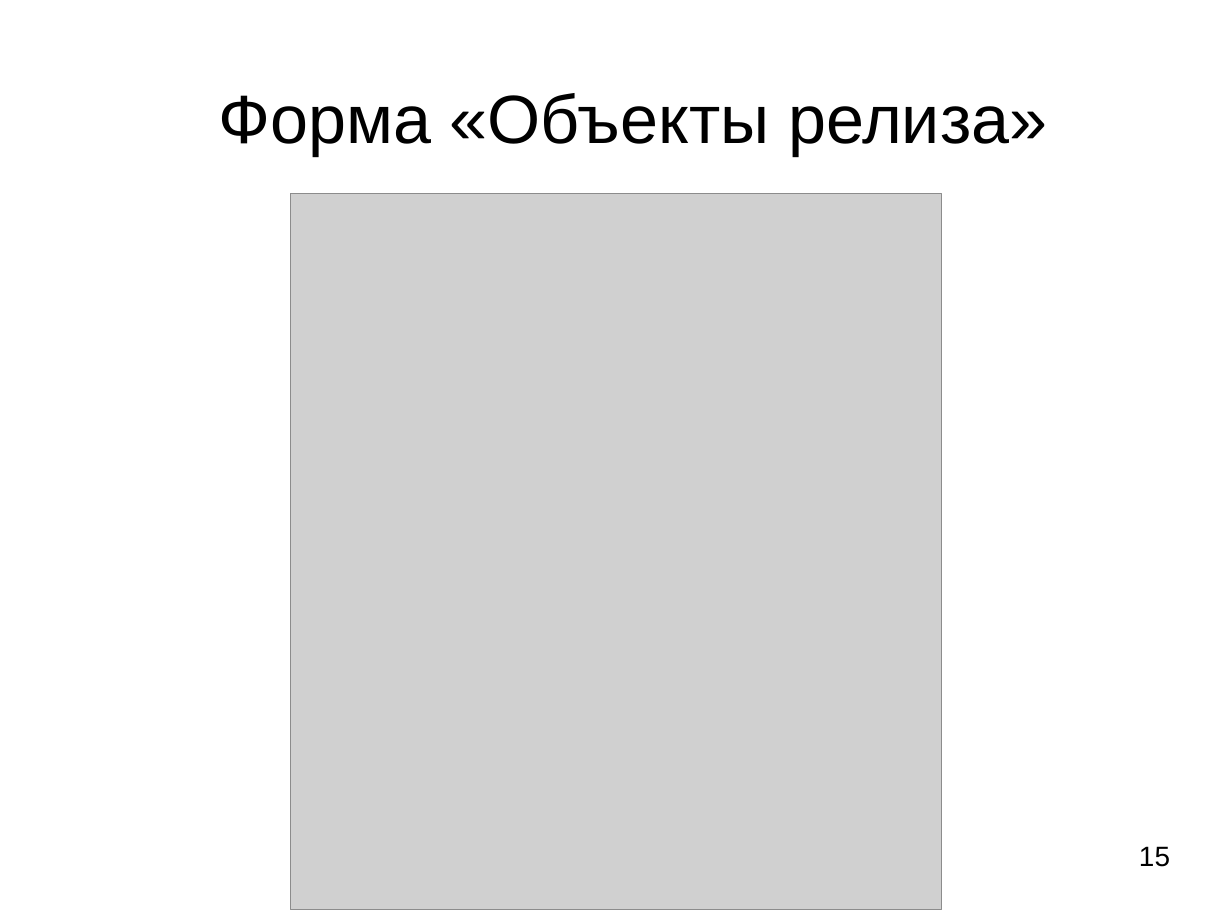
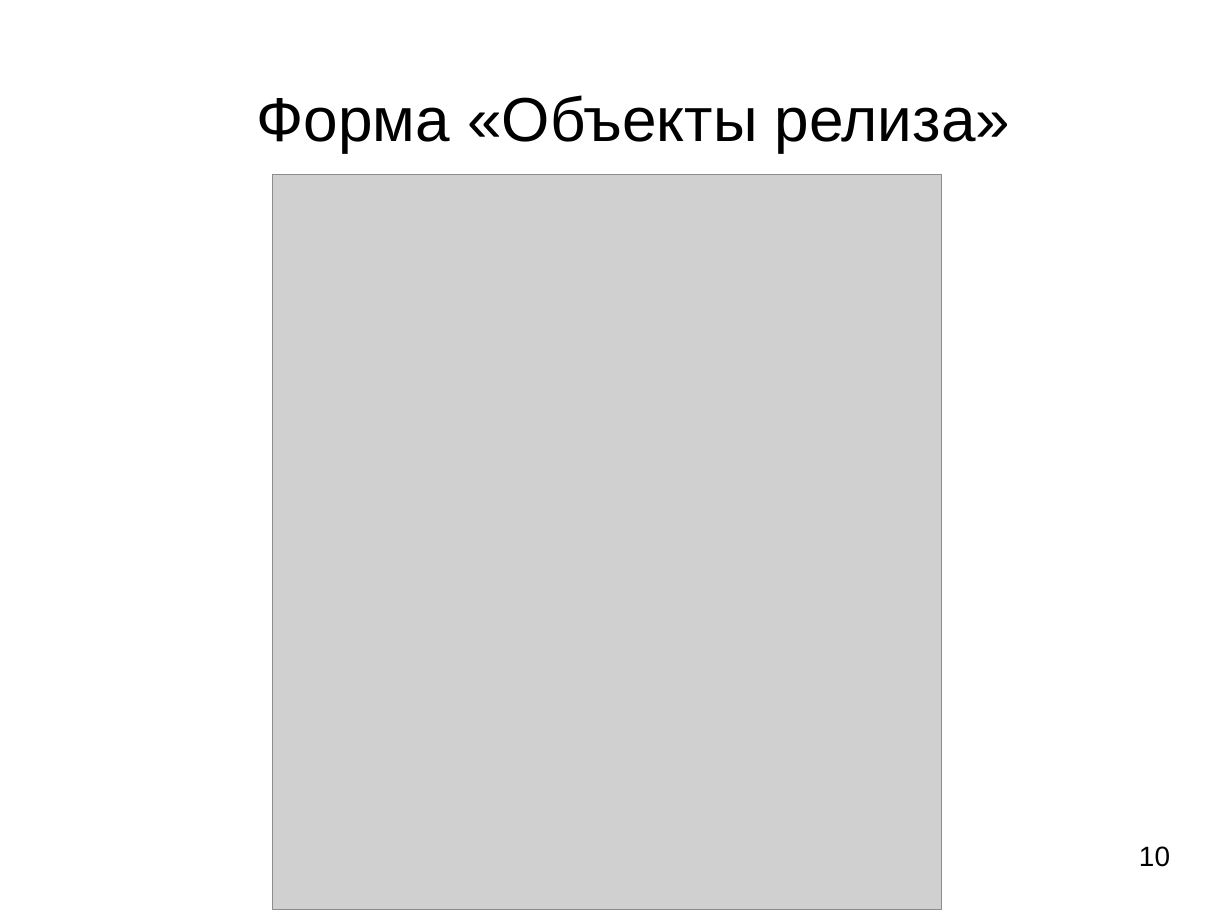
Before and after one commit to ledenevdmitry/CoreApp, a slide deck: slide 10 of LedenevDiplom.ppt (slide 15 before the commit). Drawn at 1232x924 pixels with LibreOffice and Linux fonts; fonts in the diff are those of the drawing; grey boxes stand for pictures. Boxes give left, top, right and bottom in pixels: in the first picture for what was removed or moved away, otherwise in the second. Text is boxed around its words. In the diff, an @@ line names an element or a change of style, - is before the commit and + after.

```diff
--- a/LedenevDiplom.ppt
+++ b/LedenevDiplom.ppt
@@ title "Форма «Объекты релиза»" at (257, 95, 1010, 153): size 44 to 40 pt @@
@@ picture: place and size @@
-picture at (291, 193, 942, 910)
+picture at (273, 174, 941, 910)
@@ page number at (1139, 846, 1170, 867): text changed @@
-15
+10
```
Also in this commit, not shown: 10 other slides changed, 3 slides added, 5 slides removed, 3 other files.
